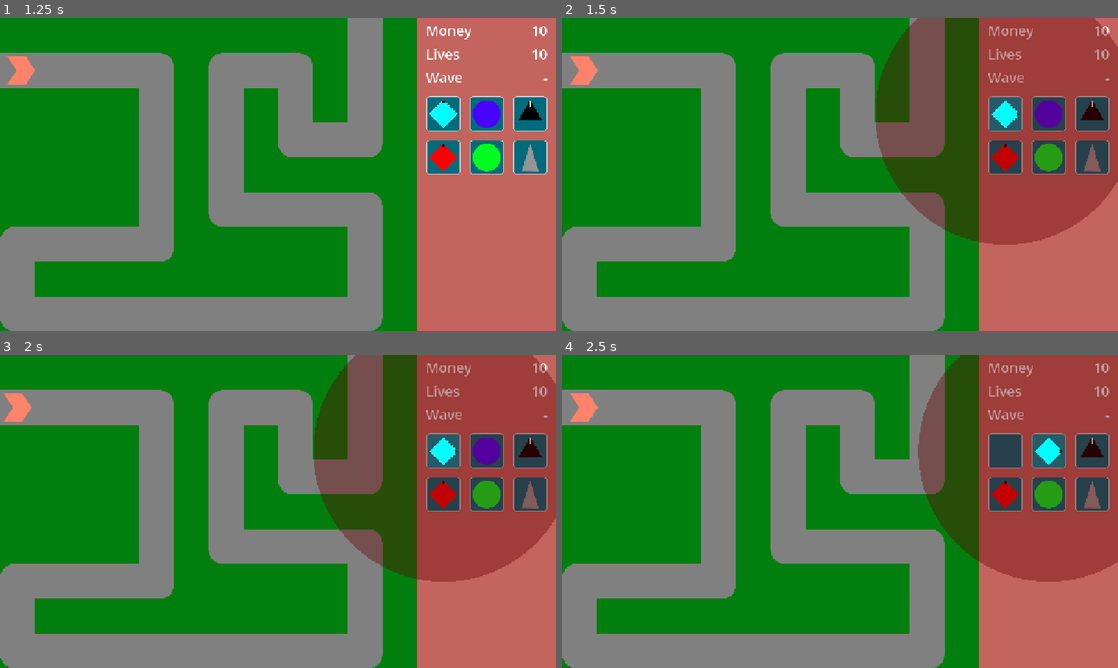
Above: before the commit, frames 1-4 (two rows, left to right).
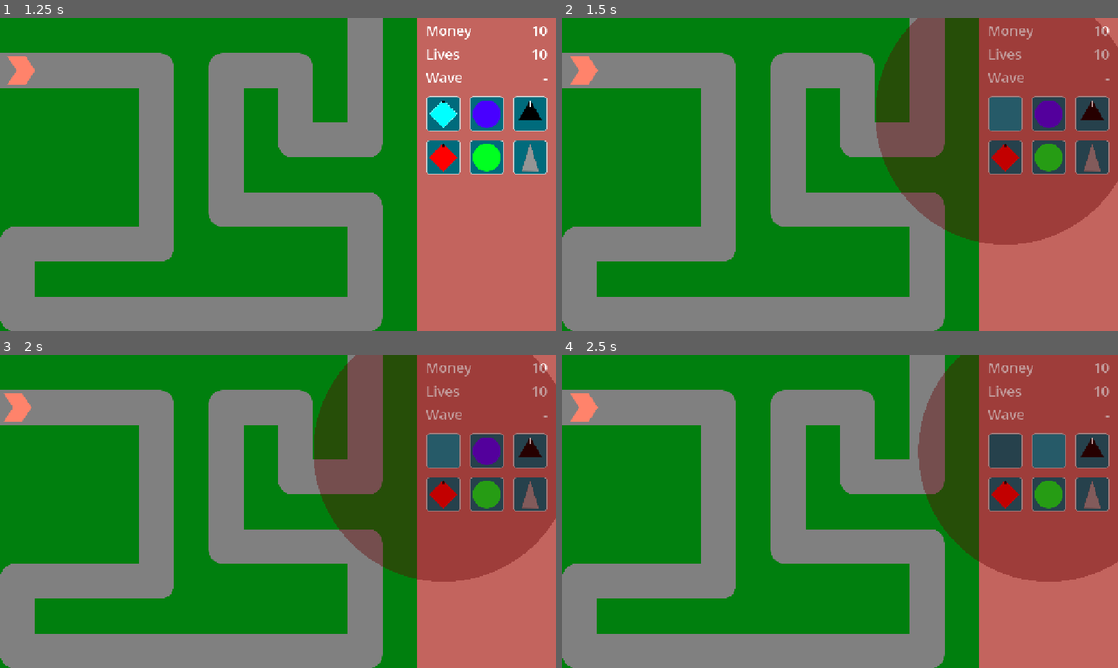
Above: after the commit, the same moments.

Repository: phrasmotica/godot-tower-defence
Game: Godot game, scene res://scenes/game.tscn
Same seed, same stepped clock (60 frames per second), same inputs: the game is played once before the commit and once after it.
Inputs (mouse positions are in pixels of both pictures, inside the frame that each line leads up to):
- Up to frame 1 (1.25 s): click "Play path 0" at 0.5 s
- Up to frame 2 (1.5 s): click (1006, 115) at 1.25 s
- Up to frame 3 (2 s): no input
- Up to frame 4 (2.5 s): click (1051, 452) at 2 s

Frame 1 is identical in both runs. In frame 2, 0.2% of the frame differs, in the area x 77-83%, y 26-36%; in frame 3, 0.2%; in frame 4, 0.2%.

Commit message:
Make TowerLevel class inherit from Resource rather than Node2D. Do similar for related classes

Diff:
--- a/scenes/effects/effect_stats.gd
+++ b/scenes/effects/effect_stats.gd
@@ -1,5 +1,5 @@
 @tool
-class_name EffectStats extends Node
+class_name EffectStats extends Resource
 
 @export
 var stats_enabled := true
@@ -9,10 +9,10 @@
 
 @export_range(1.0, 10.0)
 var effect_range := 2.0:
-    set(value):
-        effect_range = value
-        print("EffectStats Range " + str(value))
-        adjust_range.emit(value)
+	set(value):
+		effect_range = value
+		print("EffectStats Range " + str(value))
+		adjust_range.emit(value)
 
 ## The length of time that the effect lasts for, in seconds.
 @export_range(1.0, 10.0)
--- a/scenes/towers/components/tower_level.gd
+++ b/scenes/towers/components/tower_level.gd
@@ -1,5 +1,5 @@
 @tool
-class_name TowerLevel extends Node2D
+class_name TowerLevel extends Resource
 
 @export
 var level_name := ""
@@ -11,10 +11,7 @@
 var price := 1
 
 @export
-var animated_sprite: AnimatedSprite2D
-
-@export
-var sprite: SpriteFrames:
+var sprite: Texture2D:
 	set(value):
 		sprite = value
 
@@ -41,11 +38,12 @@
 @export
 var point_towards_enemy := true
 
+signal adjust_sprite(texture: Texture2D)
 signal adjust_range(range: float)
 signal adjust_effect_range(range: float)
 
 func _refresh() -> void:
-	animated_sprite.sprite_frames = sprite
+	adjust_sprite.emit(sprite)
 
 	if projectile_stats and not projectile_stats.adjust_range.is_connected(emit_adjust_range):
 		projectile_stats.adjust_range.connect(emit_adjust_range)
@@ -70,6 +68,14 @@
 		return self
 
 	return upgrades[path[0]].get_current_level(path.slice(1))
+
+func get_all_levels() -> Array[TowerLevel]:
+	var levels: Array[TowerLevel] = [self]
+
+	for u in upgrades:
+		levels.append_array(u.get_all_levels())
+
+	return levels
 
 func get_upgrade(path: Array[int], index: int) -> TowerLevel:
 	if path.size() <= 0:
--- a/scenes/towers/stats.gd
+++ b/scenes/towers/stats.gd
@@ -1,5 +1,5 @@
 @tool
-class_name TowerLevelStats extends Node
+class_name TowerLevelStats extends Resource
 
 @export
 var stats_enabled := true
--- a/scenes/towers/tower/tower_designer.gd
+++ b/scenes/towers/tower/tower_designer.gd
@@ -3,13 +3,13 @@
 extends Node
 
 @export
-var levels: Array[TowerLevel]
+var level_manager: TowerLevelManager
 
 signal adjust_range(range: float)
 signal adjust_effect_range(range: float)
 
 func _ready() -> void:
 	if Engine.is_editor_hint():
-		for level in levels:
+		for level in level_manager.get_all_levels():
 			level.adjust_range.connect(adjust_range.emit)
 			level.adjust_effect_range.connect(adjust_effect_range.emit)
--- a/scenes/towers/tower_level_manager.gd
+++ b/scenes/towers/tower_level_manager.gd
@@ -52,6 +52,9 @@
 func get_current_level() -> TowerLevel:
 	return base_level.get_current_level(upgrade_path)
 
+func get_all_levels() -> Array[TowerLevel]:
+	return base_level.get_all_levels()
+
 func get_total_value() -> int:
 	return base_level.get_total_value(upgrade_path)
 
